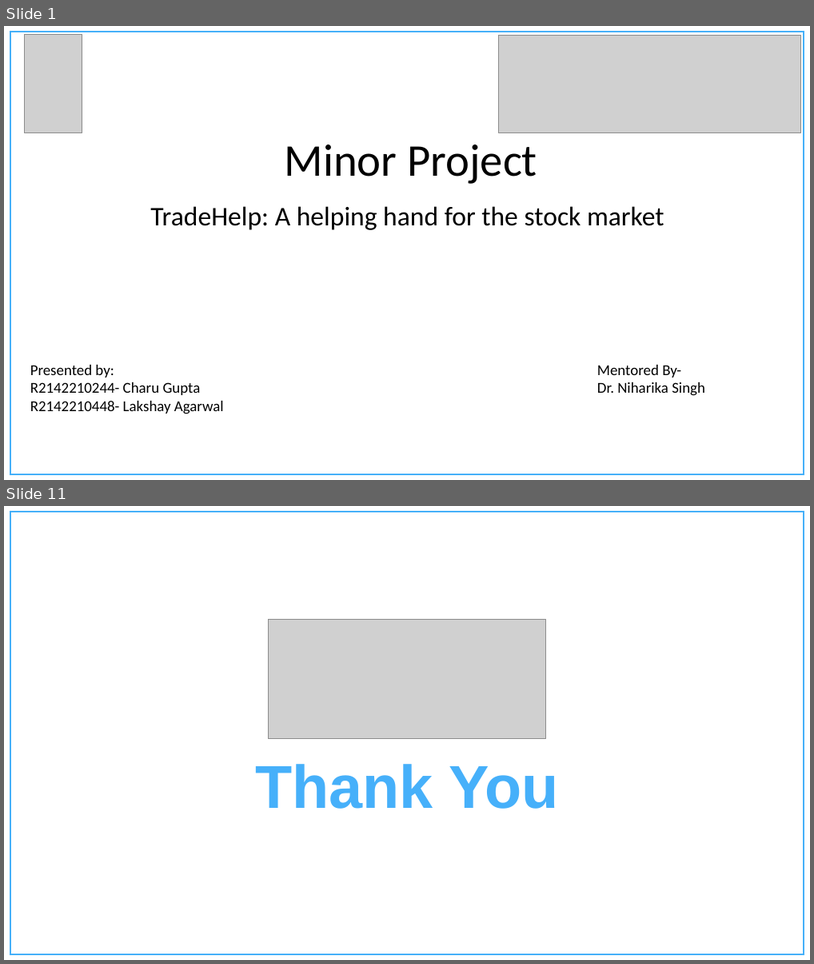
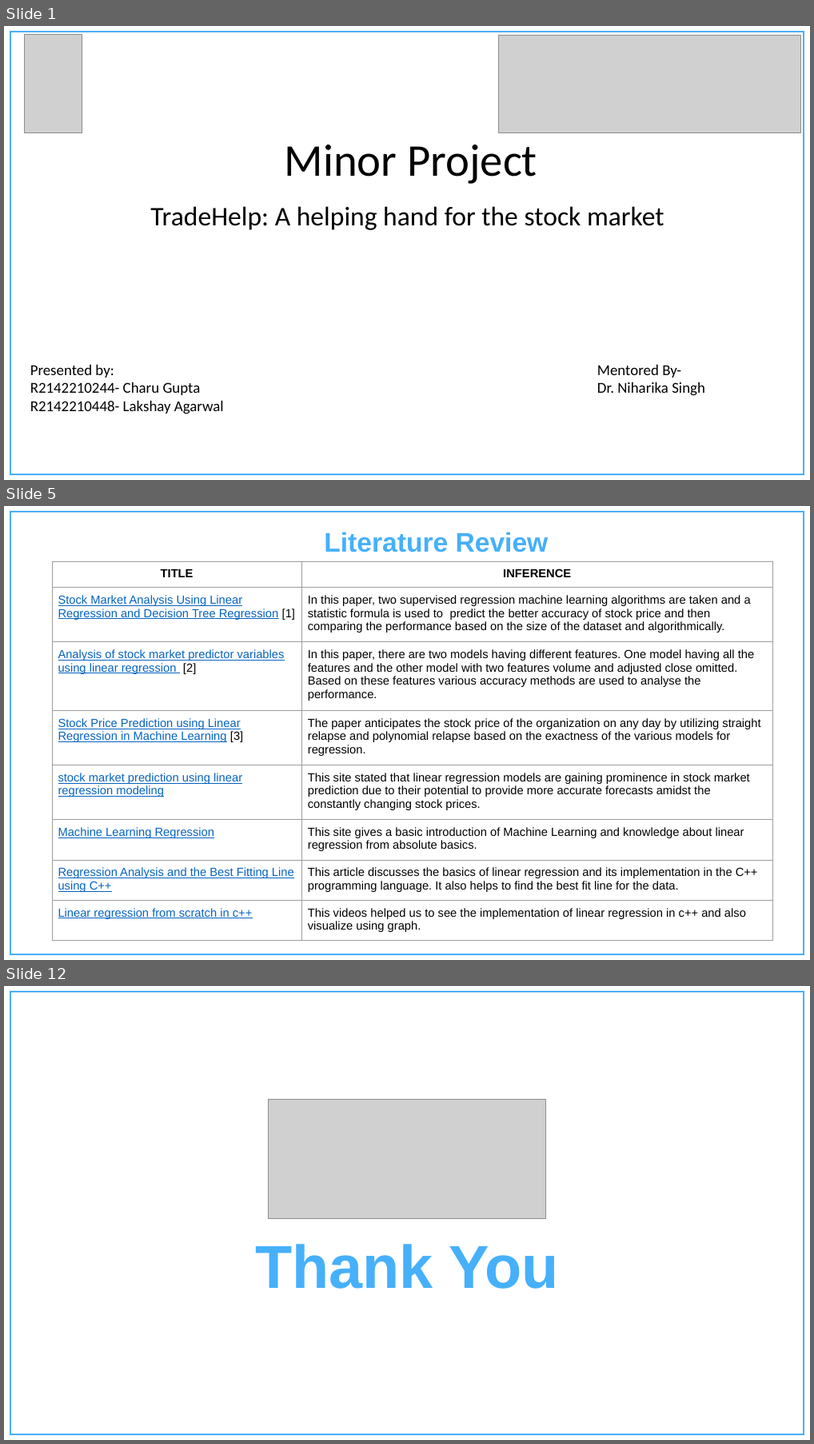
Before and after one commit to Charu-2718/TradeHelp, a slide deck: Documentation/1st presentation.pptx. Shown one above the other, each under a label of ours: slides 1 and 11 before the commit, slides 1, 5 and 12 after it; the slides between them are not shown. The pictures are 814x964 and 814x1444 pixels, drawn with LibreOffice and Linux fonts; fonts in the diff are those of the drawing; grey boxes stand for pictures; background and template pictures are left out. Boxes give left, top, right and bottom in pixels: in the first picture for what was removed or moved away, otherwise in the second. Text is boxed around its words. In the diff, an @@ line names an element or a change of style, - is before the commit and + after.

```diff
--- a/Documentation/1st presentation.pptx
+++ b/Documentation/1st presentation.pptx
@@ slide 5 added at [4,506,810,960], background #FFFFFF; not listed: 1 template element that a slide beside it also shows @@
@@ text added at [324,532,549,552], 32 pt, text #46B0FA, bold @@
+Literature Review
@@ table added at [52,561,773,935], 8 rows, 2 columns @@
+TITLE | INFERENCE
+Stock Market Analysis Using Linear Regression and Decision Tree Regression [1] | In this paper, two supervised regression machine learning algorithms are taken and a statistic formula is used to predict the better accuracy of stock price and then comparing the performance based on the size of the dataset and algorithmically.
+Analysis of stock market predictor variables using linear regression [2] | In this paper, there are two models having different features. One model having all the features and the other model with two features volume and adjusted close omitted. Based on these features various accuracy methods are used to analyse the performance.
+Stock Price Prediction using Linear Regression in Machine Learning [3] | The paper anticipates the stock price of the organization on any day by utilizing straight relapse and polynomial relapse based on the exactness of the various models for regression.
+stock market prediction using linear regression modeling | This site stated that linear regression models are gaining prominence in stock market prediction due to their potential to provide more accurate forecasts amidst the constantly changing stock prices.
+Machine Learning Regression | This site gives a basic introduction of Machine Learning and knowledge about linear regression from absolute basics.
+Regression Analysis and the Best Fitting Line using C++ | This article discusses the basics of linear regression and its implementation in the C++ programming language. It also helps to find the best fit line for the data.
+Linear regression from scratch in c++ | This videos helped us to see the implementation of linear regression in c++ and also visualize using graph.
@@ what was slide 11 is now slide 12 @@
```
Also in this commit, not shown: 6 slides changed, 3 other slides added, 3 slides removed.
